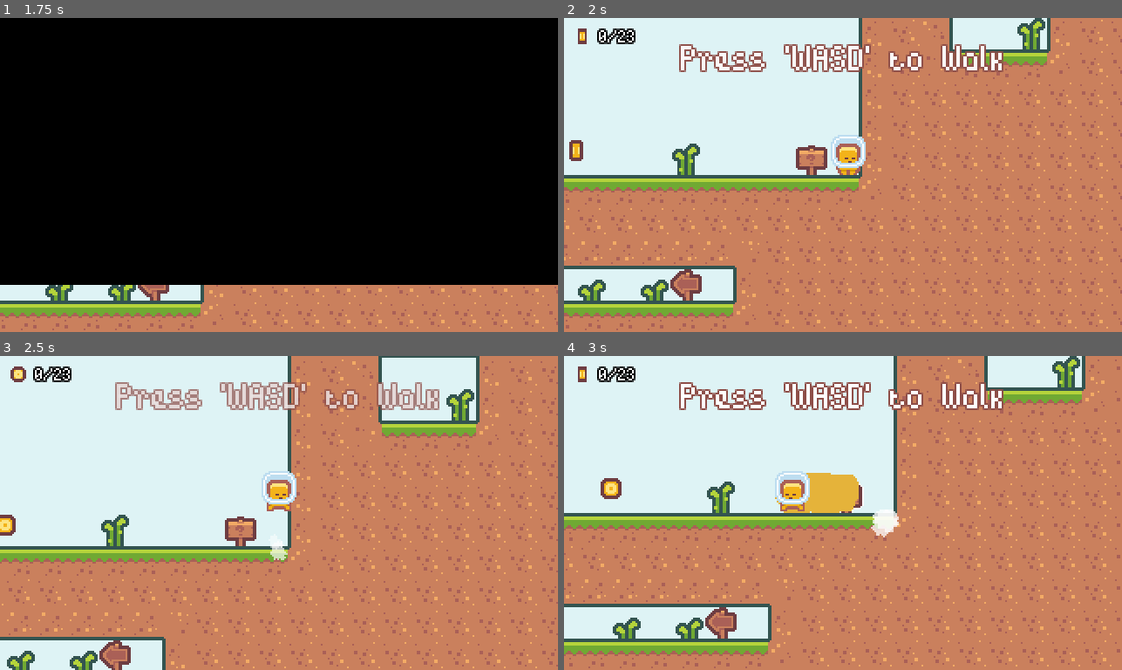
Above: before the commit, frames 1-4 (two rows, left to right).
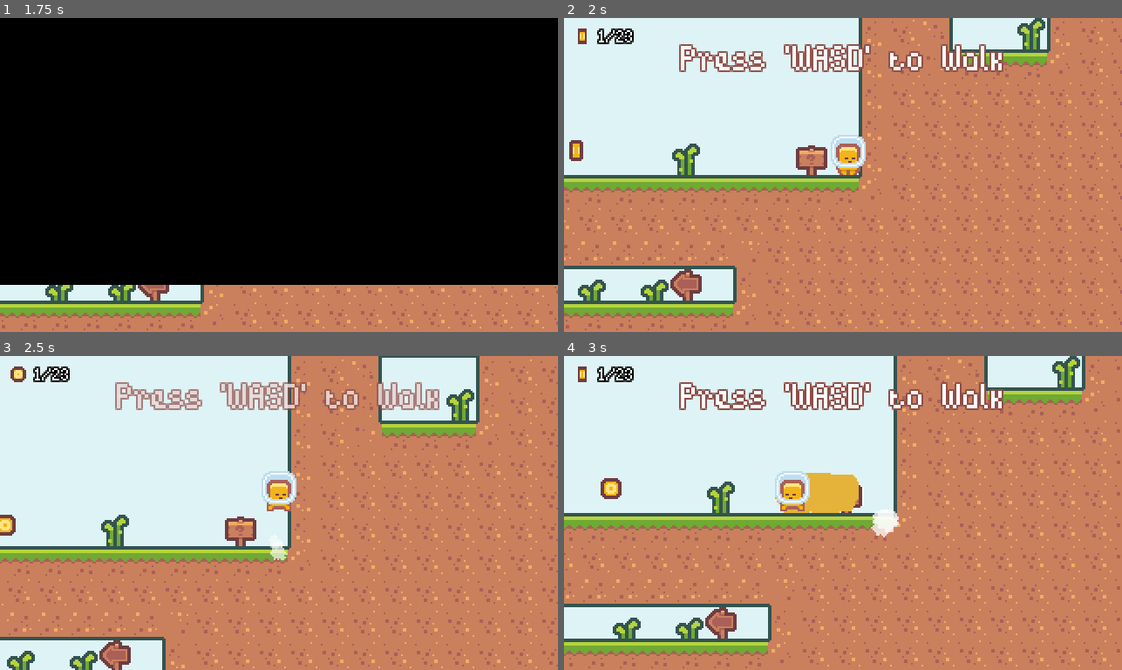
Above: after the commit, the same moments.

Repository: Yrainyw/2D-Platformer
Game: Godot game, scene res://Scenes/UI/mainMenu.tscn
Two runs of this game, one before a commit and one after it. Both use one fixed random seed, a clock stepped at 60 frames per second and the inputs below.
Inputs (mouse positions are in pixels of both pictures, inside the frame that each line leads up to):
- Up to frame 1 (1.75 s): click "PLAY" at 0.5 s; tap Enter at 1.25 s; move the mouse to (502, 121) at 1.27 s; hold D (move_right) from 1.28 s (still down); tap K (dash) at 1.35 s; click (502, 121) at 1.42 s; tap J (jump) at 1.52 s
- Up to frame 2 (2 s): keep holding D (move_right)
- Up to frame 3 (2.5 s): keep holding D (move_right); move the mouse to (167, 528) at 2.02 s; tap K (dash) at 2.1 s; tap J (jump) at 2.27 s
- Up to frame 4 (3 s): move the mouse to (898, 443) at 2.77 s; release D (move_right) at 2.78 s; hold A (move_left) from 2.78 s (still down); tap K (dash) at 2.85 s

Frame 1 is identical in both runs. In frame 2, 0.2% of the frame differs, in the area x 5-13%, y 3-9%; in frame 3, 0.2%; in frame 4, 0.2%.

Commit message:
Added merchant NPC
Not from the Tutorial

Diff:
--- a/Levels/level_000.tscn
+++ b/Levels/level_000.tscn
@@ -7,6 +7,7 @@
 [ext_resource path="res://Scenes/Enemy/enemySpawner.tscn" type="PackedScene" id=5]
 [ext_resource path="res://Scenes/Enemy/enemyGoal.tscn" type="PackedScene" id=6]
 [ext_resource path="res://Scenes/coin.tscn" type="PackedScene" id=7]
+[ext_resource path="res://Scenes/UI/npcTextbox.tscn" type="PackedScene" id=8]
 
 [node name="BaseLevel" instance=ExtResource( 1 )]
 
@@ -36,7 +37,12 @@
 [node name="ForegroundTileMap" parent="." index="8"]
 tile_data = PoolIntArray( -262143, 1, 196609, -262142, 1, 196610, -262141, 1, 196610, -262140, 1, 196610, -262139, 1, 196610, -262138, 1, 196611, 196574, 1, 1, 196575, 1, 3, 262110, 1, 131073, 262111, 1, 131075, 262113, 1, 0 )
 
-[node name="Flag" parent="." index="9"]
+[node name="NpcTextbox" parent="." index="9" instance=ExtResource( 8 )]
+position = Vector2( -819, 18 )
+texts = [ "Well hello there, traveler!
+I’m Wobble, your friendly little merchant.", "The road is full of surprises… and who knows? Maybe we’ll meet again very soon!" ]
+
+[node name="Flag" parent="." index="10"]
 position = Vector2( -1107, -18 )
 
 [node name="Coin" parent="Collectables" index="0" instance=ExtResource( 7 )]
@@ -187,5 +193,5 @@
 [node name="Spikes13" parent="Hazard" index="18" instance=ExtResource( 2 )]
 position = Vector2( -162, -216 )
 
-[node name="PlayerRoot" parent="." index="14"]
+[node name="PlayerRoot" parent="." index="15"]
 position = Vector2( 495, 0 )
--- a/Resources/decorative_tileset.tres
+++ b/Resources/decorative_tileset.tres
@@ -142,3 +142,17 @@
 7/shape_one_way_margin = 0.0
 7/shapes = [  ]
 7/z_index = 0
+8/name = "tiles_packed.png 8"
+8/texture = ExtResource( 1 )
+8/tex_offset = Vector2( 0, 0 )
+8/modulate = Color( 1, 1, 1, 1 )
+8/region = Rect2( 144, 18, 18, 18 )
+8/tile_mode = 0
+8/occluder_offset = Vector2( 0, 0 )
+8/navigation_offset = Vector2( 0, 0 )
+8/shape_offset = Vector2( 0, 0 )
+8/shape_transform = Transform2D( 1, 0, 0, 1, 0, 0 )
+8/shape_one_way = false
+8/shape_one_way_margin = 0.0
+8/shapes = [  ]
+8/z_index = 0
--- /dev/null
+++ b/Resources/npcFont.tres
@@ -0,0 +1,7 @@
+[gd_resource type="DynamicFont" load_steps=2 format=2]
+
+[ext_resource path="res://Resources/BitPotion.ttf" type="DynamicFontData" id=1]
+
+[resource]
+extra_spacing_top = -4
+font_data = ExtResource( 1 )
--- /dev/null
+++ b/Scenes/UI/npcTextbox.tscn
@@ -0,0 +1,52 @@
+[gd_scene load_steps=5 format=2]
+
+[ext_resource path="res://Assets/Player/character_0009.png" type="Texture" id=1]
+[ext_resource path="res://Resources/theme.tres" type="Theme" id=2]
+[ext_resource path="res://Scripts/npcTextbox.gd" type="Script" id=3]
+
+[sub_resource type="CircleShape2D" id=1]
+radius = 15.0
+
+[node name="NpcTextbox" type="Node2D"]
+script = ExtResource( 3 )
+
+[node name="Sprite" type="Sprite" parent="."]
+position = Vector2( 0, -12 )
+texture = ExtResource( 1 )
+flip_h = true
+
+[node name="Area2D" type="Area2D" parent="."]
+collision_layer = 0
+collision_mask = 524288
+
+[node name="CollisionShape2D" type="CollisionShape2D" parent="Area2D"]
+position = Vector2( 0, -12 )
+shape = SubResource( 1 )
+
+[node name="PanelContainer" type="PanelContainer" parent="."]
+anchor_left = 0.5
+anchor_top = 1.0
+anchor_right = 0.5
+anchor_bottom = 1.0
+margin_left = -62.5
+margin_top = -56.0
+margin_right = 62.5
+margin_bottom = -26.0
+grow_vertical = 0
+rect_min_size = Vector2( 100, 0 )
+theme = ExtResource( 2 )
+__meta__ = {
+"_edit_use_anchors_": false
+}
+
+[node name="MarginContainer" type="MarginContainer" parent="PanelContainer"]
+margin_right = 125.0
+margin_bottom = 30.0
+
+[node name="Label" type="Label" parent="PanelContainer/MarginContainer"]
+margin_left = 4.0
+margin_top = 10.0
+margin_right = 121.0
+margin_bottom = 19.0
+align = 1
+autowrap = true
--- /dev/null
+++ b/Scripts/npcTextbox.gd
@@ -0,0 +1,73 @@
+extends Node2D
+
+export(Array, String, MULTILINE) var texts
+export var letters_per_second := 30.0
+export var delay_between_lines := 1.0
+
+onready var label = $PanelContainer/MarginContainer/Label
+
+var current_index := 0
+var is_typing := false
+var typing_timer := 0.0
+var full_text := ""
+var waiting_timer := 0.0
+var is_waiting := false
+
+var has_played := false  # 新增:标记这段对话是否已经播放过
+
+func _ready():
+	$PanelContainer.visible = false
+	label.autowrap = true
+
+	$Area2D.connect("area_entered", self, "on_area_entered")
+	$Area2D.connect("area_exited", self, "on_area_exited")
+
+func on_area_entered(_area2d):
+	if has_played:  # 已经播过就不再触发
+		return
+	$PanelContainer.visible = true
+	current_index = 0
+	start_typing(texts[current_index])
+
+func on_area_exited(_area2d):
+	if is_typing or is_waiting:
+		# 玩家没等对话播完就离开了,直接结束这次对话(不算完整播放过,可选逻辑,见下方说明)
+		close_dialogue()
+
+func start_typing(text: String):
+	full_text = text
+	label.text = full_text
+	label.visible_characters = 0
+	is_typing = true
+	typing_timer = 0.0
+
+func _process(delta):
+	if is_typing:
+		typing_timer += delta
+		var target_chars = int(typing_timer * letters_per_second)
+		if target_chars != label.visible_characters:
+			label.visible_characters = target_chars
+			if target_chars >= full_text.length():
+				label.visible_characters = -1
+				is_typing = false
+				is_waiting = true
+				waiting_timer = 0.0
+	elif is_waiting:
+		waiting_timer += delta
+		if waiting_timer >= delay_between_lines:
+			is_waiting = false
+			next_line()
+
+func next_line():
+	current_index += 1
+	if current_index < texts.size():
+		label.text = ""
+		start_typing(texts[current_index])
+	else:
+		close_dialogue()
+		has_played = true  # 全部说完,标记为已播放,以后不再触发
+
+func close_dialogue():
+	$PanelContainer.visible = false
+	is_typing = false
+	is_waiting = false
Not shown: 1 places in Levels/level_000.tscn that only renumber resources
Not shown: 7 places in Scenes/Player/Player.tscn that only renumber resources
